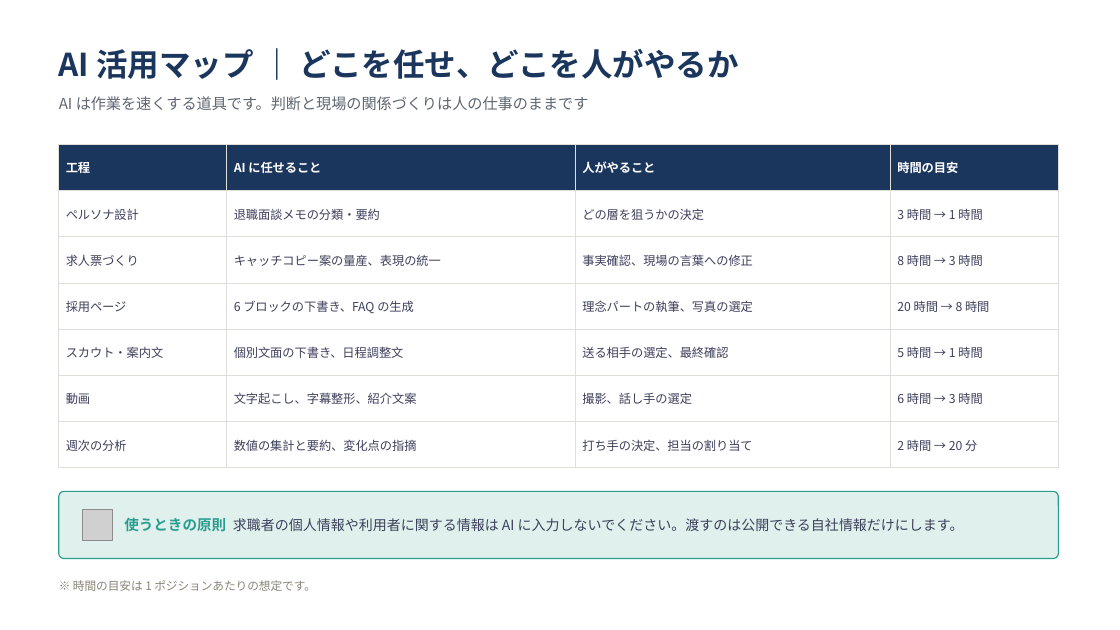
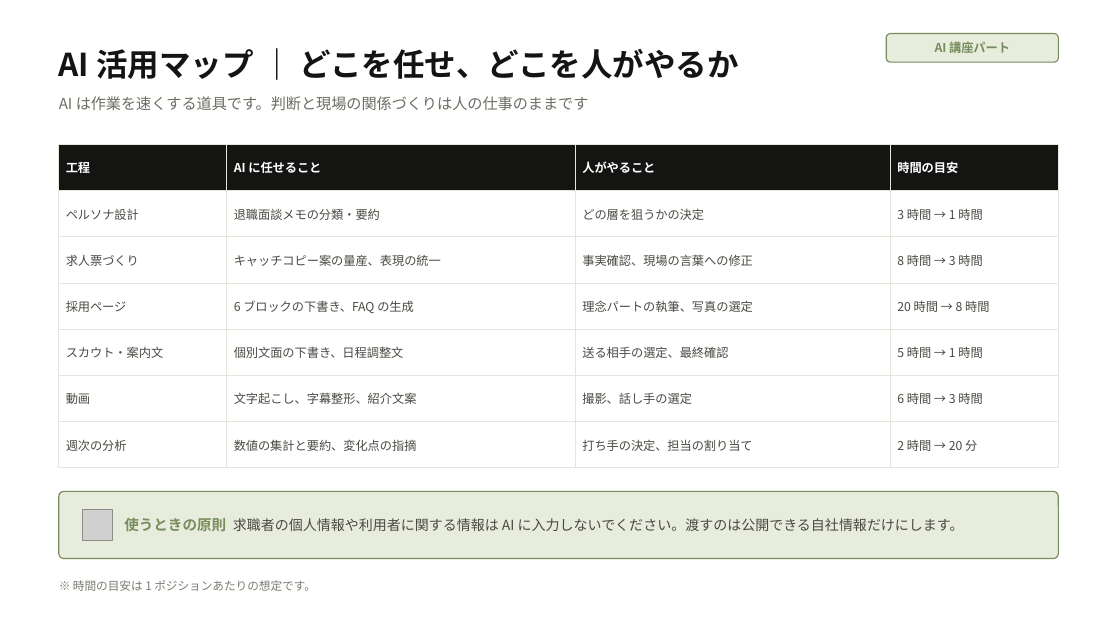
Before and after one commit to gala19690717-bit/-ai-news-mailer, a slide deck: slide 17 of docs/recruitment-webinar/AI採用アドバンス講座_0円採用の設計図.pptx. Drawn at 1120x630 pixels with LibreOffice and Linux fonts; fonts in the diff are those of the drawing; grey boxes stand for pictures. Boxes give left, top, right and bottom in pixels: in the first picture for what was removed or moved away, otherwise in the second. Text is boxed around its words. In the diff, an @@ line names an element or a change of style, - is before the commit and + after.

```diff
--- a/docs/recruitment-webinar/AI採用アドバンス講座_0円採用の設計図.pptx
+++ b/docs/recruitment-webinar/AI採用アドバンス講座_0円採用の設計図.pptx
@@ text "AI 活用マップ ｜ どこを任せ、どこを人がやるか" at (59, 49, 739, 79): text colour #1B365D to #141413 @@
@@ rounded rectangle added at (886, 34, 1059, 62), fill #E7ECDD, outline #788C5D 1 pt @@
@@ text added at (935, 41, 1010, 53), 10.5 pt, text #788C5D, bold @@
+AI 講座パート
@@ text "AI は作業を速くする道具です。判断と現場の関係づくりは人の仕事のままです" at (59, 96, 589, 110): text colour #5F6672 to #6E6C63 @@
@@ table at (59, 145, 1059, 455) @@
@@ fill #1B365D to #141413 in row 1 @@
@@ text colour #3D405B to #4A4943 @@
@@ borders changed @@
@@ rounded rectangle at (59, 492, 1059, 559): fill #DFF0ED to #E7ECDD; outline #2A9D8F 1 pt to #788C5D 1 pt @@
@@ text "使うときの原則 求職者の個人情報や利用者に関する情報は AI に入力しないでください。渡すのは公開できる自社情報だけにし ..." at (124, 518, 964, 532): text colour #2A9D8F to #788C5D in "使うときの原則"; text colour #3D405B to #4A4943 in "求職者の個人情報や利用者に関する情報は AI に入力しないでください。渡すのは公開できる自社情報だけにします。" @@
```
Also in this commit, not shown: 17 other slides changed, 1 slide added, 2 other files.
